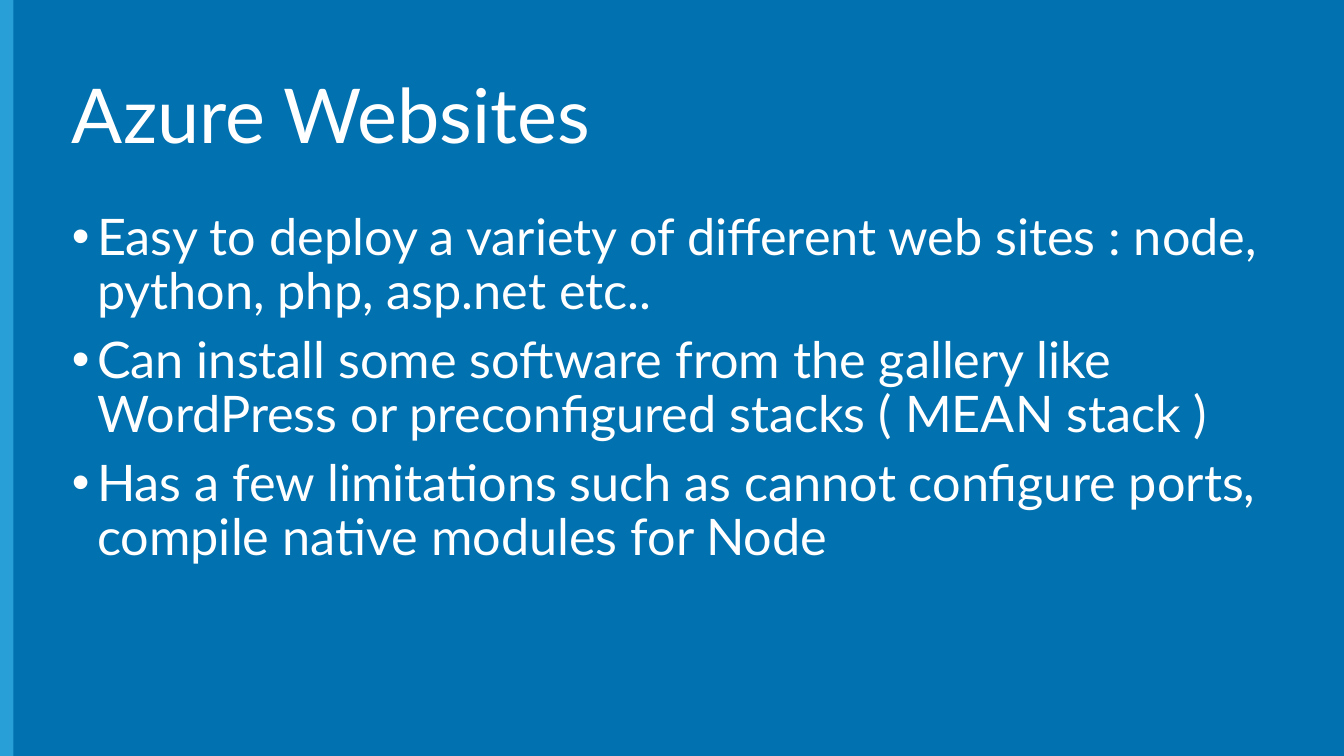
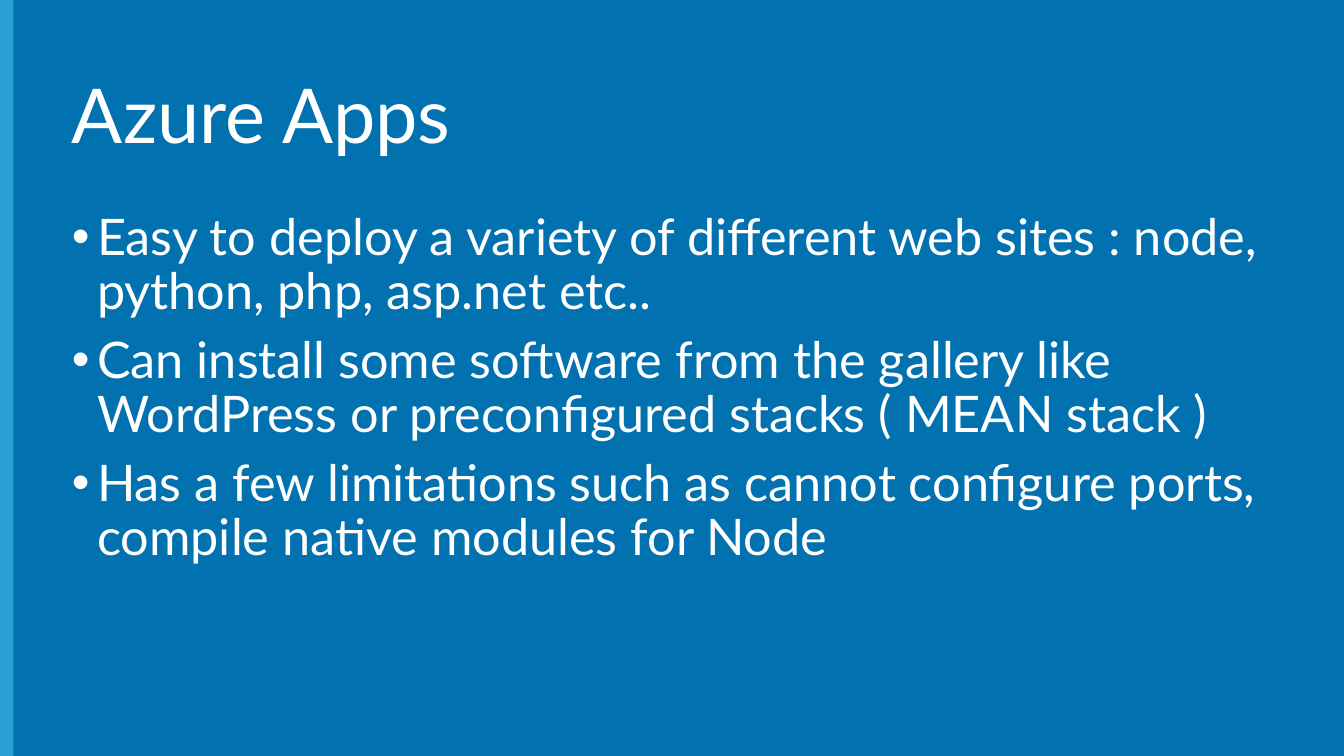
Before and after one commit to Microsoft-Web/NodeCamp, a slide deck: slide 4 of Presentation/AzureDeployAndDebug/AzureDeployAndDebug.pptx. Drawn at 1344x756 pixels with LibreOffice and Linux fonts; fonts in the diff are those of the drawing; background and template pictures are left out. Boxes give left, top, right and bottom in pixels: in the first picture for what was removed or moved away, otherwise in the second. Text is boxed around its words. In the diff, an @@ line names an element or a change of style, - is before the commit and + after.

```diff
--- a/Presentation/AzureDeployAndDebug/AzureDeployAndDebug.pptx
+++ b/Presentation/AzureDeployAndDebug/AzureDeployAndDebug.pptx
@@ title at bbox=[72, 88, 450, 156]: text changed @@
-Azure Websites
+Azure Apps
```
Also in this commit, not shown: 3 other slides changed, 8 slides removed, 1 other file.
